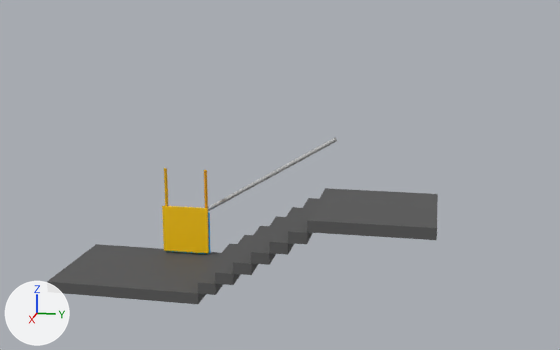
The Blender file src/commonMain/resources/StairLift.blend as it was, and as the next commit left it.
The view is the same before and after, from a camera (50 mm lens) standing at (20.18, 7.37, 7.76) and looking at (0.37, 3.41, 2.81). The lights are fixed; the arrows at lower left show +X, +Y and +Z.
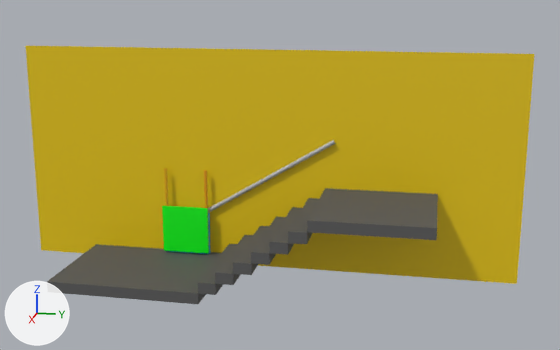
Boxes [x1, y1, x2, y2] around the edits, measured in the pictures (560 x 350 px):
'Plane', added (yellow): after [26, 46, 535, 284]
'Base', recoloured (yellow to green): [162, 206, 209, 253] in both
'Barrier', moved: before [208, 138, 337, 211]; after [208, 140, 335, 213]

The change, as a diff of the scene's bpy script:
```diff
--- a/src/commonMain/resources/StairLift.blend.py
+++ b/src/commonMain/resources/StairLift.blend.py
@@ mat_material @@
 mat_material = principled_material('Material')
-mat_material.base_color = (1.0, 0.592, 0.0)  # yellow #ffca00
+mat_material.base_color = (0.0, 1.0, 0.00749)  # green #00ff15
 mat_material.roughness = 0.4
@@ mat_material_006 @@
+mat_material_006 = principled_material('Material.006')
+mat_material_006.base_color = (0.8, 0.563, 0.0)  # yellow #e7c600
@@ me_plane @@
+me_plane.from_pydata([(-1.0, -1.0, 0.0), (1.0, -1.0, 0.0), (-1.0, 1.0, 0.0), (1.0, 1.0, 0.0)], [], [(0, 1, 3, 2)])
+me_plane.materials.append(mat_material_006)  # yellow #e7c600
@@ ob_barrier @@
 ob_barrier.matrix_parent_inverse = Matrix(((1.0, 0.0, 0.0, 1.471), (0.0, 1.0, 0.0, 1.156), (0.0, 0.0, 1.0, 0.349), (0.0, 0.0, 0.0, 1.0)))
-ob_barrier.location = (-1.186, 2.568, 2.26)
+ob_barrier.location = (-0.816, 2.568, 2.26)
 ob_barrier.rotation_euler = (-1.032, 0.0, 0.0)  # degrees (-59, 0, 0)
@@ ob_plane @@
+ob_plane = bpy.data.objects.new('Plane', me_plane)
+ob_plane.location = (-0.89, 2.7, 2.87)
+ob_plane.rotation_euler = (0.0, 1.571, 0.0)  # degrees (0, 90, 0)
+ob_plane.scale = (3.15, 7.13, 1.0)
```
